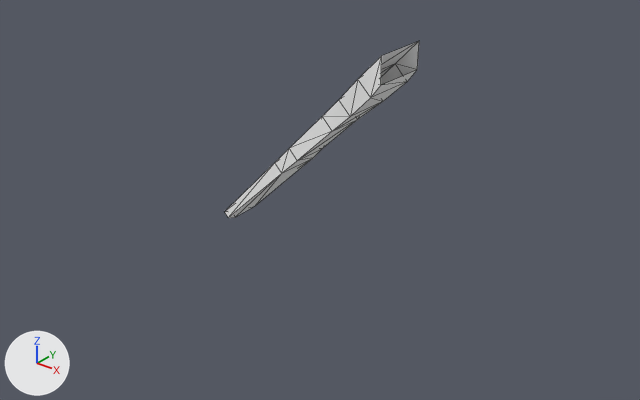
One commit to the OBJ model Assets/Art/Nova1492/GXConverted/Models/Characters/MobAndBoss/datan_common_mop18-body_fbc89fed.obj: the scene before it, then after it.
Before and after are seen from a 50 mm lens placed at (3.11, -4.7, 1.74), pointed at (0.1, -0.93, -0.59). Every picture has the same lights, and +X, +Y and +Z are marked at lower left. The first picture is the older version. Mesh edges are drawn as thin lines. Where no turn or scale is listed for an object, it has been applied to the vertices.

In view in the first picture: 'datan_common_mop18-body_fbc89fed'.
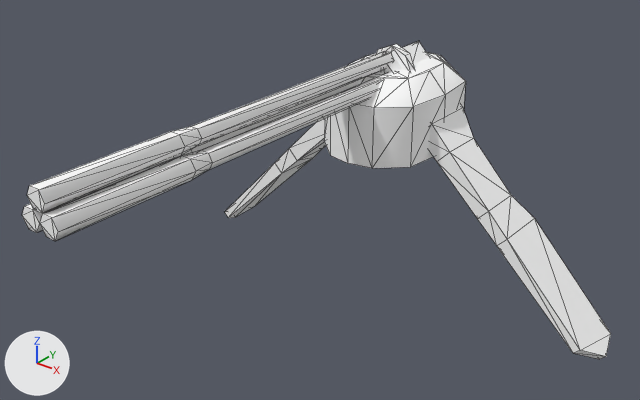
Where the change shows, as pixel boxes [x1, y1, x2, y2] in the pictures (640 x 400 px):
'datan_common_mop18-body_fbc89fed_mesh01', added
    after: [383, 41, 611, 359]
'datan_common_mop18-body_fbc89fed_mesh00', added
    after: [324, 52, 466, 168]
'datan_common_mop18-body_fbc89fed_mesh06', added
    after: [27, 51, 394, 213]
'datan_common_mop18-body_fbc89fed_mesh04', added
    after: [40, 79, 380, 241]
'datan_common_mop18-body_fbc89fed_mesh08', added (mostly hidden)
    after: [22, 79, 360, 233]
'datan_common_mop18-body_fbc89fed_mesh03', added
    after: [376, 44, 415, 71]

Diff of the bpy script that builds the scene:
```diff
--- a/Assets/Art/Nova1492/GXConverted/Models/Characters/MobAndBoss/datan_common_mop18-body_fbc89fed.obj.py
+++ b/Assets/Art/Nova1492/GXConverted/Models/Characters/MobAndBoss/datan_common_mop18-body_fbc89fed.obj.py
@@ ob_datan_common_mop18_body_fbc89fed_mesh08 @@
+ob_datan_common_mop18_body_fbc89fed_mesh08 = bpy.data.objects.new('datan_common_mop18-body_fbc89fed_mesh08', me_datan_common_mop18_body_fbc89fed_mesh08)  # 24 vertices, 44 faces; spans x -0.13..0.0, y -2.77..-0.11, z -0.1..0.01; in mat_datan_common_mop18_body_fbc89fed (its picture is missing)
+ob_datan_common_mop18_body_fbc89fed_mesh08.location = (0.0, 0.0, 0.0)
@@ ob_datan_common_mop18_body_fbc89fed_mesh06 @@
+ob_datan_common_mop18_body_fbc89fed_mesh06 = bpy.data.objects.new('datan_common_mop18-body_fbc89fed_mesh06', me_datan_common_mop18_body_fbc89fed_mesh06)  # 24 vertices, 44 faces; spans x -0.06..0.07, y -2.77..-0.11, z 0.02..0.13; in mat_datan_common_mop18_body_fbc89fed (its picture is missing)
+ob_datan_common_mop18_body_fbc89fed_mesh06.location = (0.0, 0.0, 0.0)
@@ ob_datan_common_mop18_body_fbc89fed_mesh04 @@
+ob_datan_common_mop18_body_fbc89fed_mesh04 = bpy.data.objects.new('datan_common_mop18-body_fbc89fed_mesh04', me_datan_common_mop18_body_fbc89fed_mesh04)  # 24 vertices, 44 faces; spans x 0.0..0.13, y -2.77..-0.11, z -0.09..0.02; in mat_datan_common_mop18_body_fbc89fed (its picture is missing)
+ob_datan_common_mop18_body_fbc89fed_mesh04.location = (0.0, 0.0, 0.0)
@@ ob_datan_common_mop18_body_fbc89fed_mesh03 @@
+ob_datan_common_mop18_body_fbc89fed_mesh03 = bpy.data.objects.new('datan_common_mop18-body_fbc89fed_mesh03', me_datan_common_mop18_body_fbc89fed_mesh03)  # 16 vertices, 22 faces; spans x -0.151..0.154, y -0.072..-0.014, z -0.154..0.151; in mat_datan_common_mop18_body_fbc89fed (its picture is missing)
+ob_datan_common_mop18_body_fbc89fed_mesh03.location = (0.0, 0.0, 0.0)
@@ ob_datan_common_mop18_body_fbc89fed_mesh01 @@
+ob_datan_common_mop18_body_fbc89fed_mesh01 = bpy.data.objects.new('datan_common_mop18-body_fbc89fed_mesh01', me_datan_common_mop18_body_fbc89fed_mesh01)  # 30 vertices, 54 faces; spans x 0.0..1.63, y -0.18..0.26, z -1.64..0.11; in mat_datan_common_mop18_body_fbc89fed (its picture is missing)
+ob_datan_common_mop18_body_fbc89fed_mesh01.location = (0.0, 0.0, 0.0)
@@ ob_datan_common_mop18_body_fbc89fed_mesh00 @@
+ob_datan_common_mop18_body_fbc89fed_mesh00 = bpy.data.objects.new('datan_common_mop18-body_fbc89fed_mesh00', me_datan_common_mop18_body_fbc89fed_mesh00)  # 36 vertices, 58 faces; spans x -0.39..0.376, y -0.512..0.557, z -0.521..0.015; in mat_datan_common_mop18_body_fbc89fed (its picture is missing)
+ob_datan_common_mop18_body_fbc89fed_mesh00.location = (0.0, 0.0, 0.0)
```
